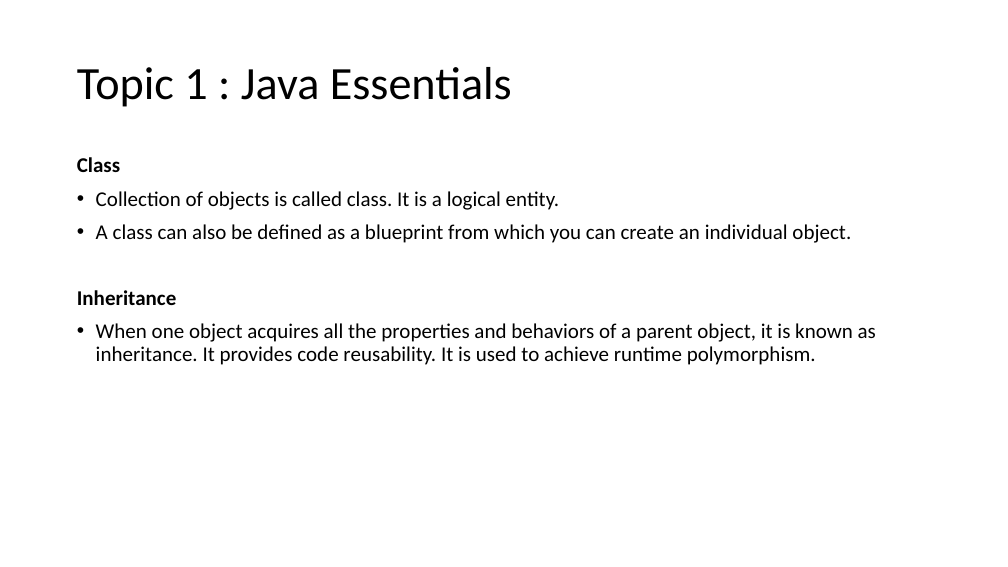
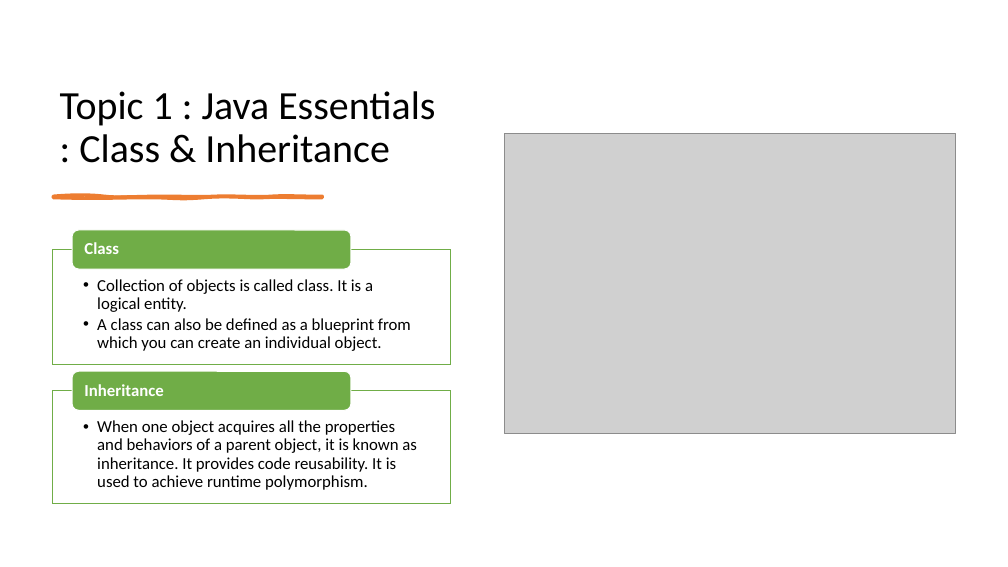
Before and after one commit to spoorthiempowher/Empowher-Curriculum, a slide deck: slide 4 of Java/EmpowHER-All weeks.pptx. Drawn at 1008x567 pixels with LibreOffice and Linux fonts; fonts in the diff are those of the drawing; grey boxes stand for pictures. Boxes give left, top, right and bottom in pixels: in the first picture for what was removed or moved away, otherwise in the second. Text is boxed around its words. In the diff, an @@ line names an element or a change of style, - is before the commit and + after.

```diff
--- a/Java/EmpowHER-All weeks.pptx
+++ b/Java/EmpowHER-All weeks.pptx
@@ title "Topic 1 : Java Essentials ..." at box(60, 91, 435, 163): vertical alignment middle to bottom @@
@@ title at box(60, 91, 435, 163): text changed; size 44 to 38 pt @@
-Topic 1 : Java Essentials
+Topic 1 : Java Essentials : Class & Inheritance
@@ picture added at box(504, 133, 956, 433) @@
@@ text removed at box(77, 157, 876, 365) @@
-Class
-• Collection of objects is called class. It is a logical entity.
-• A class can also be defined as a blueprint from which you can create an individual object.
-Inheritance
-• When one object acquires all the properties and behaviors of a parent object, it is known as inheritance. It provides code reusability. It is used to achieve runtime polymorphism.
@@ freeform shape added at box(53, 197, 322, 198), fill #ED7D31, outline #ED7D31 3 pt @@
@@ group added at box(52, 230, 451, 504): 4 texts, 2 rectangles, 2 rounded rectangles @@
+  • Collection of objects is called class. It is a logical entity.
+  • A class can also be defined as a blueprint from which you can create an individual object.
+Class
+  • When one object acquires all the properties and behaviors of a parent object, it is known as inheritance. It provides code reusability. It is used to achieve runtime polymorphism.
+Inheritance
```
Also in this commit, not shown: 12 other slides changed, 21 slides added, 8 slides removed, 1 other file.
